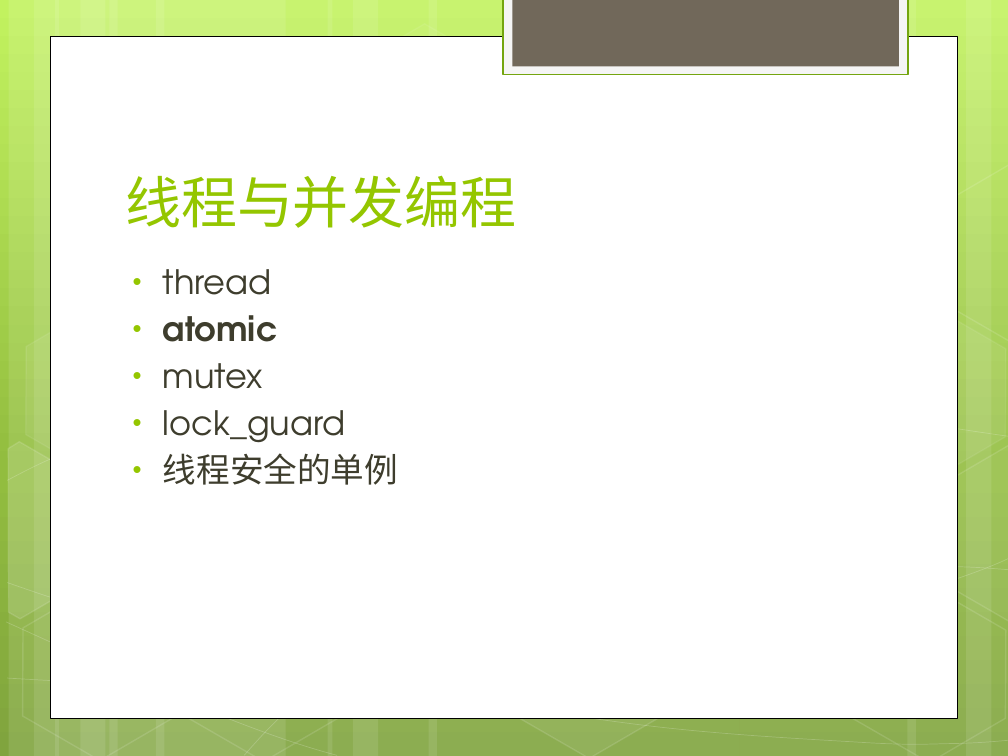
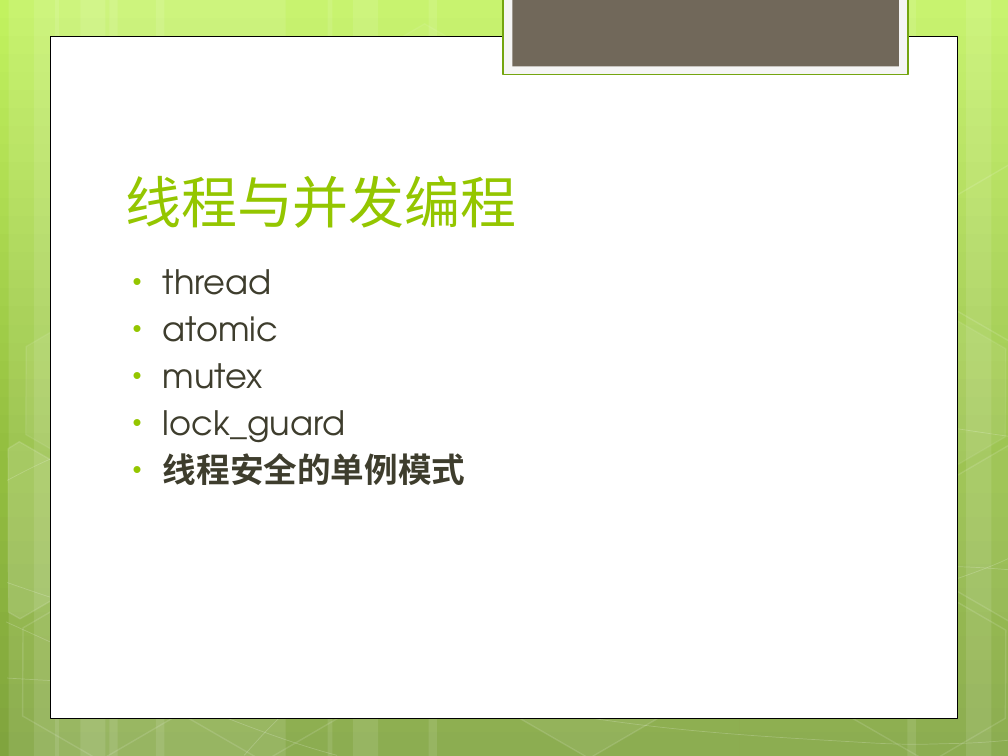
Before and after one commit to war10ck-efz/cpplearning, a slide deck: slide 19 of doc/c++11learning.pptx (slide 20 before the commit). Drawn at 1008x756 pixels with LibreOffice and Linux fonts; fonts in the diff are those of the drawing. Boxes give left, top, right and bottom in pixels: in the first picture for what was removed or moved away, otherwise in the second. Text is boxed around its words. In the diff, an @@ line names an element or a change of style, - is before the commit and + after.

```diff
--- a/doc/c++11learning.pptx
+++ b/doc/c++11learning.pptx
@@ text at (x1=163, y1=316, x2=278, y2=342): bold off in "atomic" @@
@@ text at (x1=163, y1=453, x2=465, y2=485): text changed; bold on @@
-• 线程安全的单例
+• 线程安全的单例模式
```
Also in this commit, not shown: 5 other slides changed, 3 slides added, 4 slides removed.
